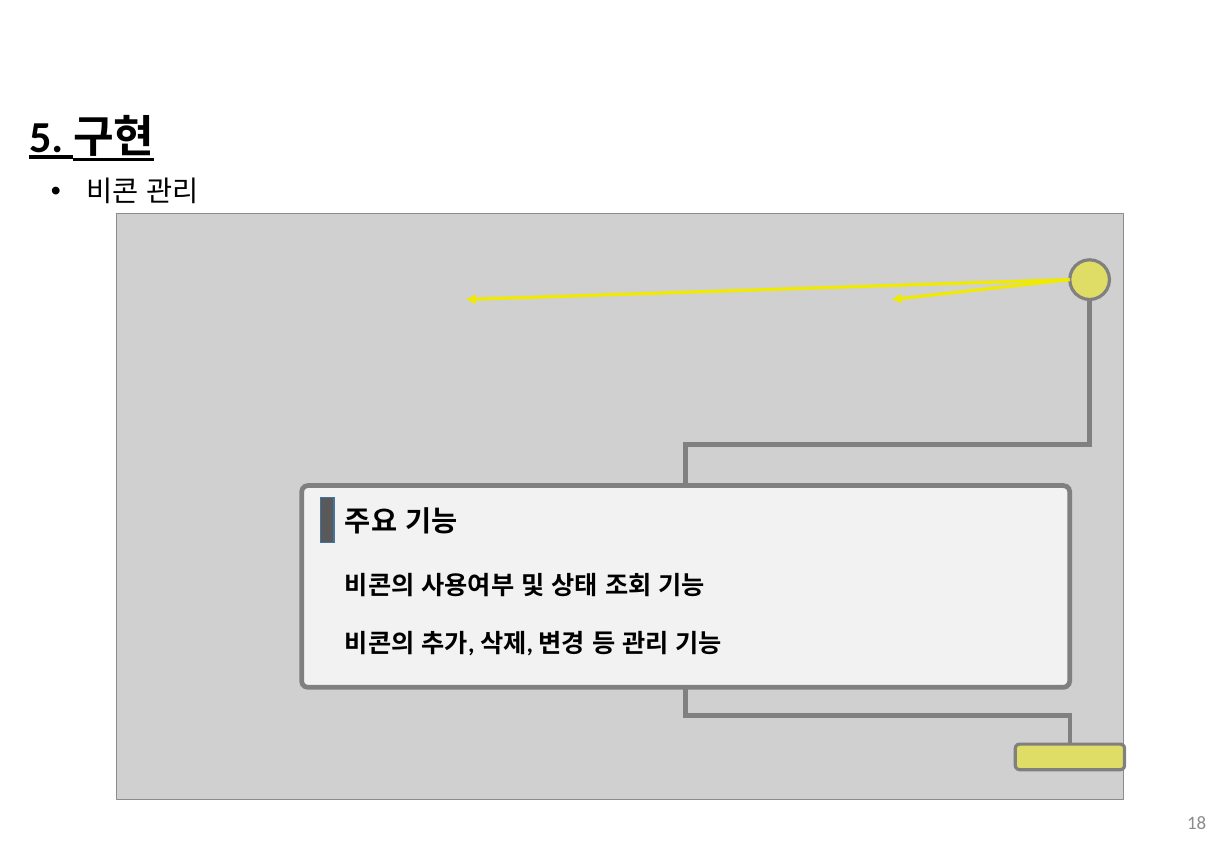
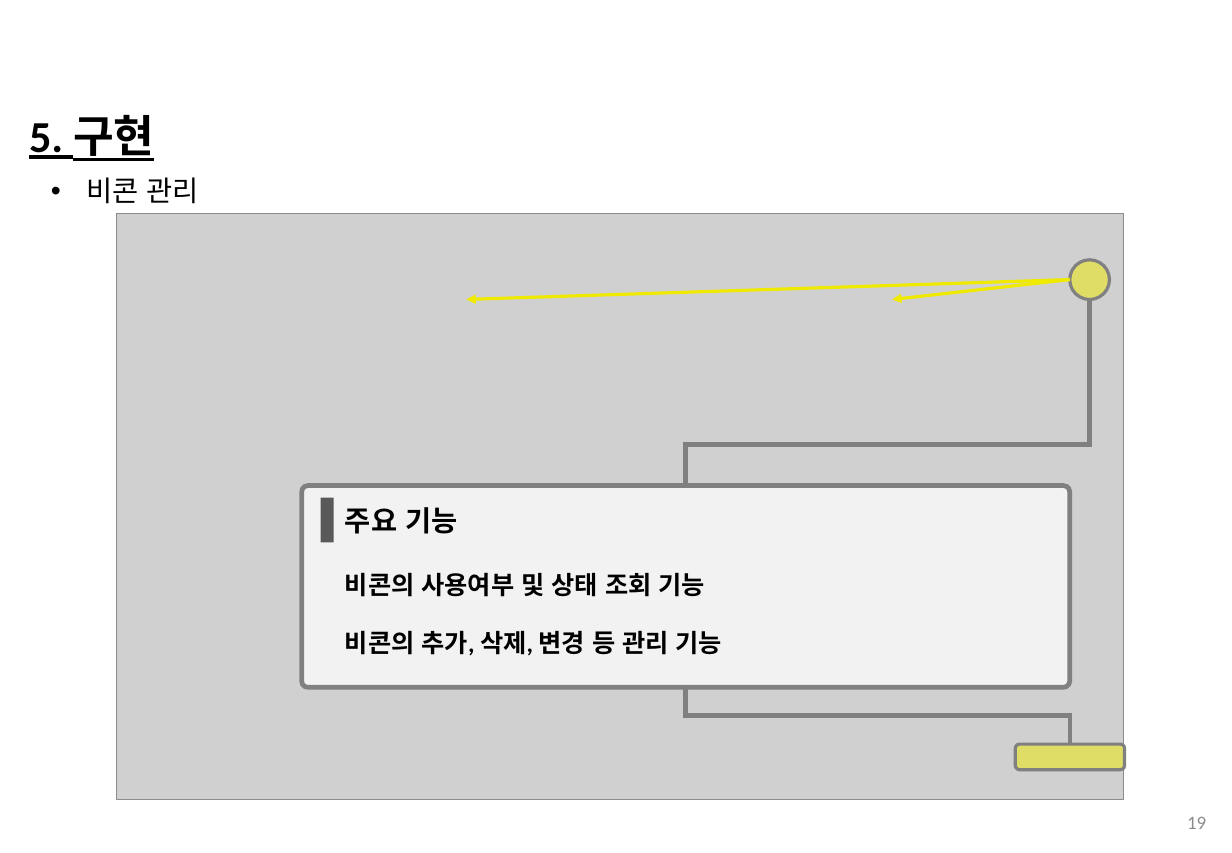
Before and after one commit to 201324549/BeaconProject, a slide deck: slide 19 of ShuttleBusFinalPresentation(v1.1)_ing.pptx (slide 18 before the commit). Drawn at 1232x853 pixels with LibreOffice and Linux fonts; fonts in the diff are those of the drawing; grey boxes stand for pictures; background and template pictures are left out. Boxes give left, top, right and bottom in pixels: in the first picture for what was removed or moved away, otherwise in the second. Text is boxed around its words. In the diff, an @@ line names an element or a change of style, - is before the commit and + after.

```diff
--- a/ShuttleBusFinalPresentation(v1.1)_ing.pptx
+++ b/ShuttleBusFinalPresentation(v1.1)_ing.pptx
@@ rectangle at (321, 498, 334, 543): outline #43739E 1 pt to none @@
@@ page number at (1187, 817, 1206, 829): text changed @@
-18
+19
```
Also in this commit, not shown: 6 other slides changed, 3 slides added, 1 slide removed.
